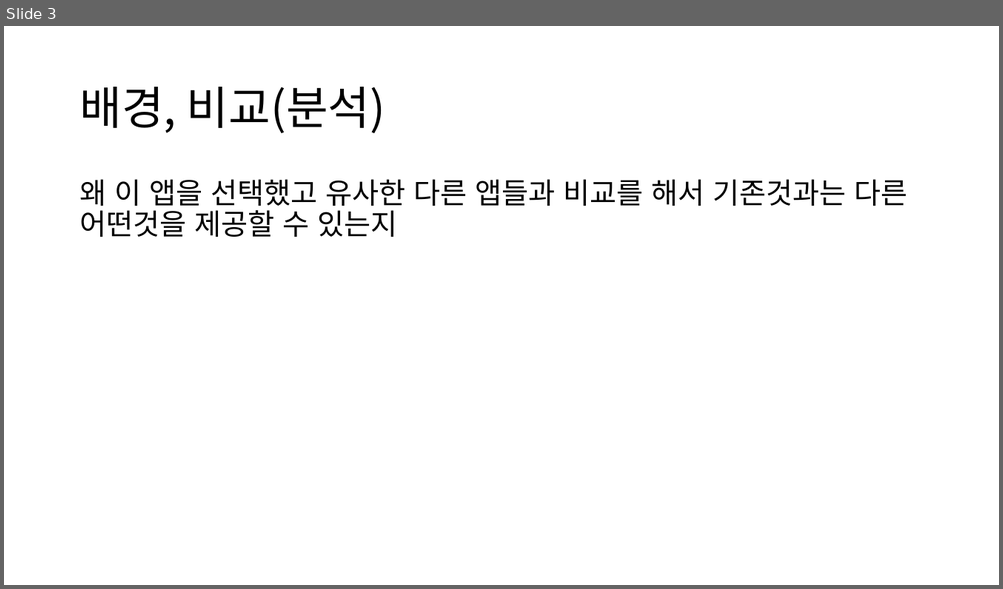
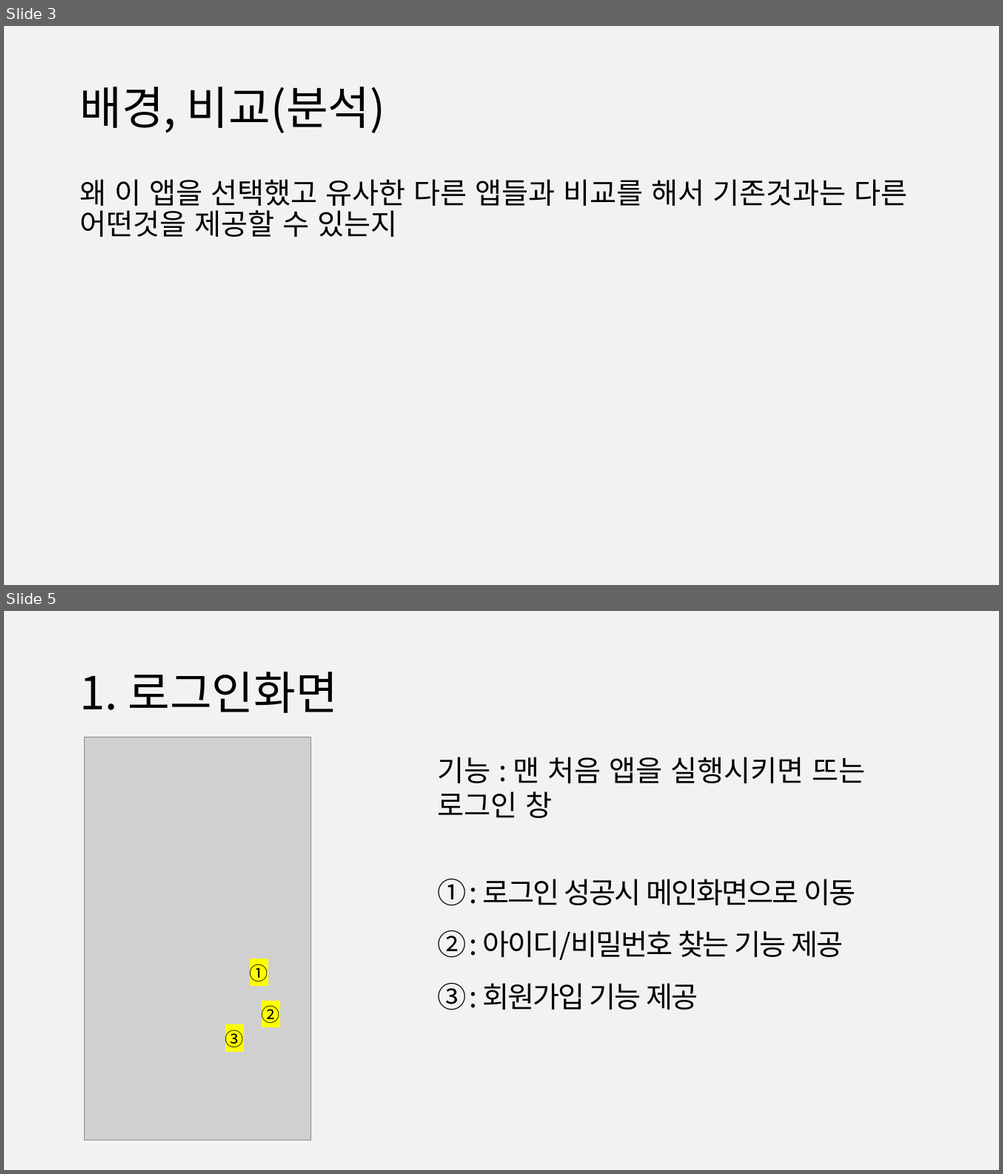
Before and after one commit to 888pocket/social-readbook-app, a slide deck: 보고서/사용자인터페이스(나) 제안발표ppt_3code.pptx. Shown one above the other, each under a label of ours: slide 3 before the commit, slides 3 and 5 after it; the slides between them are not shown. The pictures are 1003x589 and 1003x1174 pixels, drawn with LibreOffice and Linux fonts; fonts in the diff are those of the drawing; grey boxes stand for pictures. Boxes give left, top, right and bottom in pixels: in the first picture for what was removed or moved away, otherwise in the second. Text is boxed around its words. In the diff, an @@ line names an element or a change of style, - is before the commit and + after.

```diff
--- a/보고서/사용자인터페이스(나) 제안발표ppt_3code.pptx
+++ b/보고서/사용자인터페이스(나) 제안발표ppt_3code.pptx
@@ slide 5 added at box(4, 611, 999, 1170), background #F2F2F2 @@
@@ title added at box(79, 672, 338, 713), 44 pt, text #000000 @@
+1. 로그인화면
@@ picture added at box(84, 737, 310, 1141) @@
@@ text added at box(437, 757, 865, 1011), 28 pt, text #000000 @@
+기능 : 맨 처음 앱을 실행시키면 뜨는 로그인 창
+① : 로그인 성공시 메인화면으로 이동
+② : 아이디/비밀번호 찾는 기능 제공
+③ : 회원가입 기능 제공
@@ text added at box(250, 964, 268, 982), 18 pt, text #000000 @@
+①
@@ text added at box(262, 1005, 280, 1023), 18 pt, text #000000 @@
+②
@@ text added at box(225, 1030, 244, 1048), 18 pt, text #000000 @@
+③
```
Also in this commit, not shown: 7 other slides changed, 3 other slides added, 2 slides removed, 18 other files.
